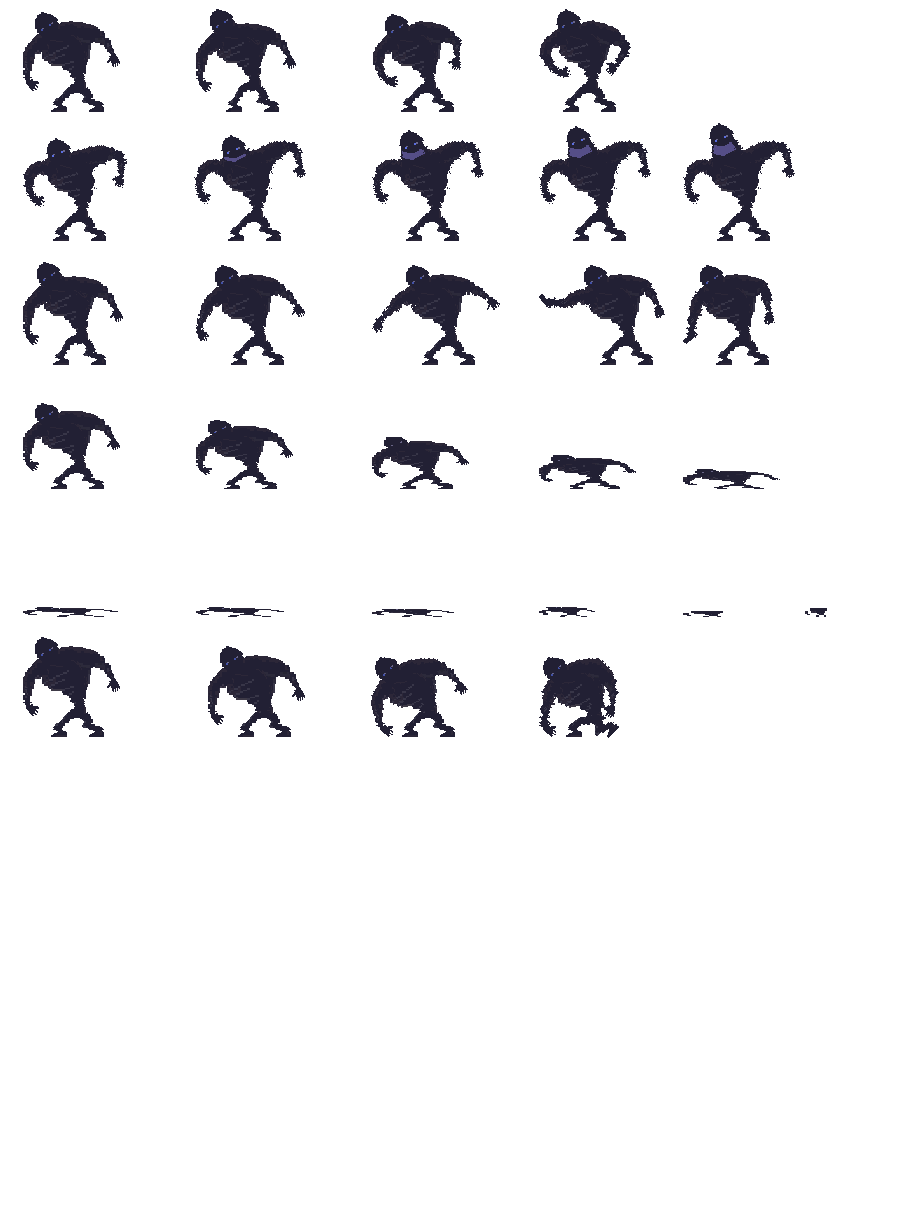
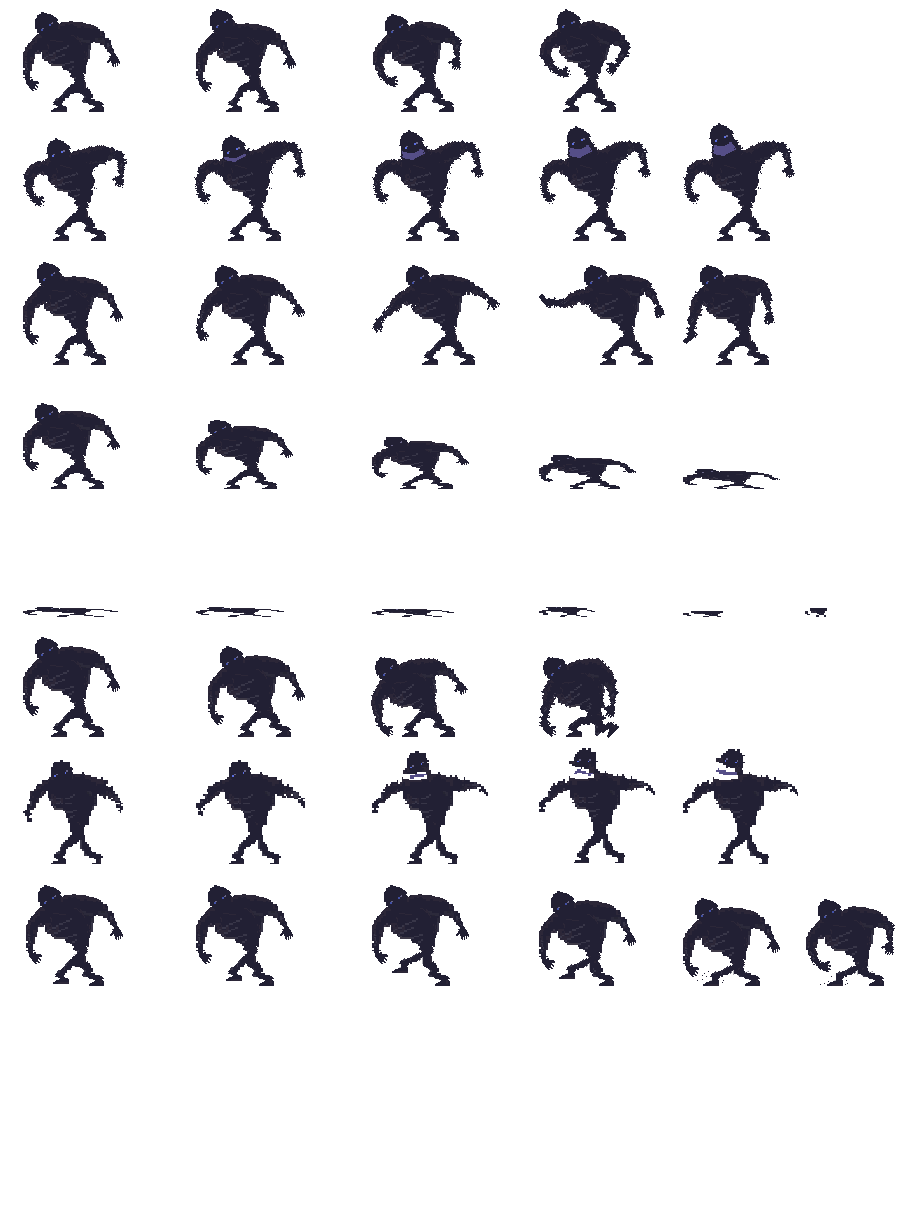
Layer changes from the first 915 × 1225 image to the second:
added layer "Stomp" above "RoarAttack" over [26, 885, 895, 986]
added layer "RoarAttack" above "OnOneKnee" over [23, 748, 798, 864]
